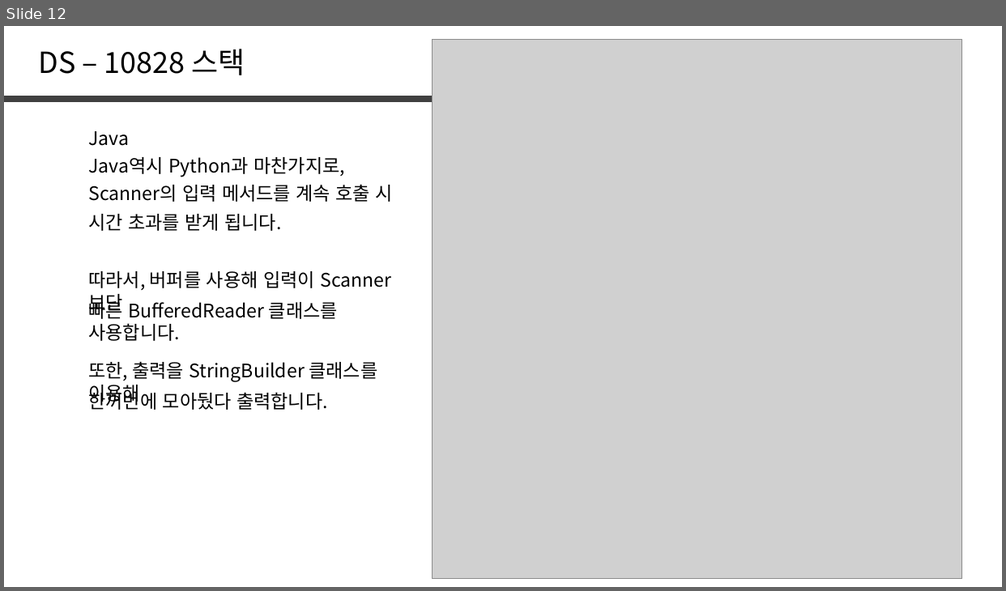
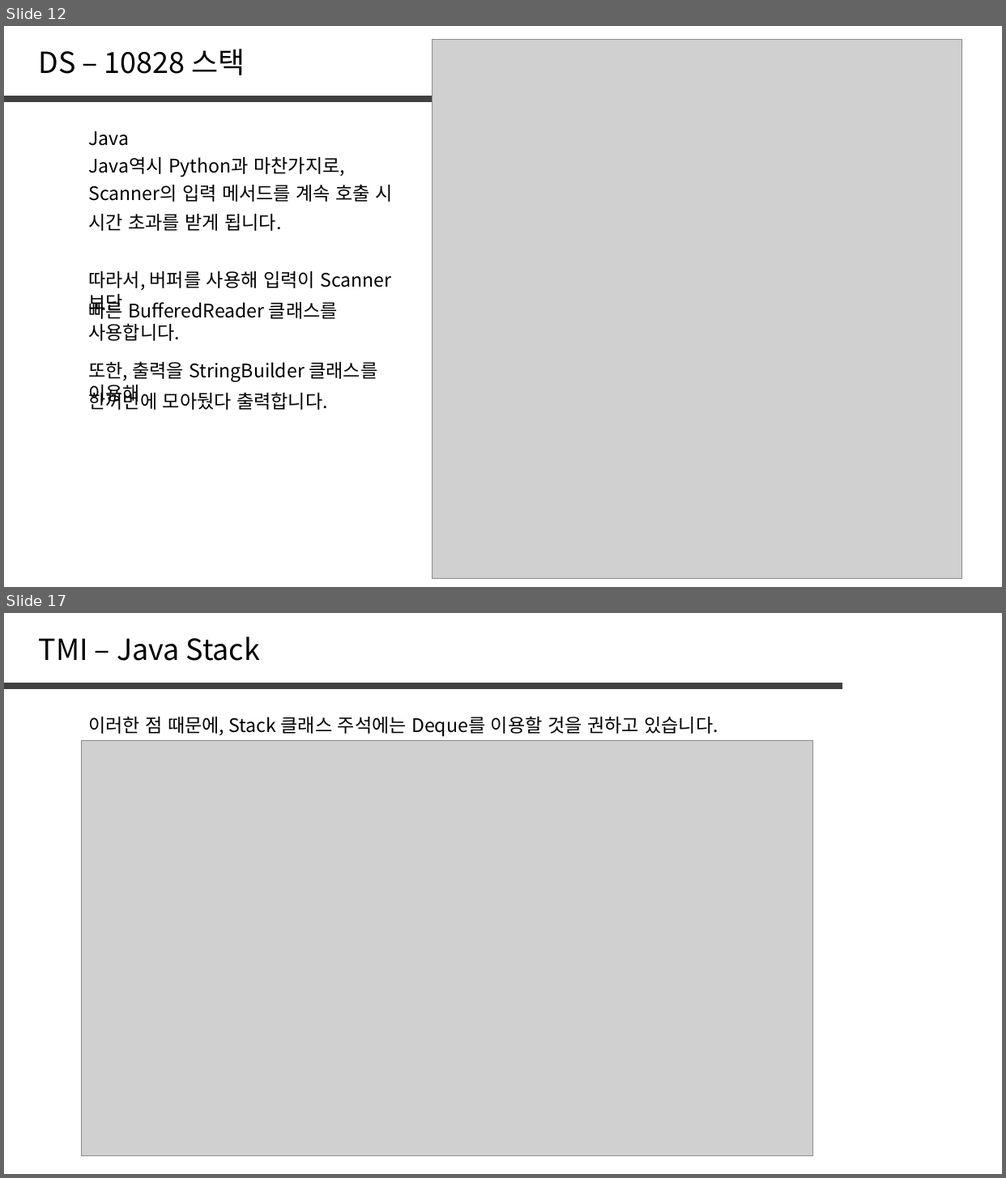
Before and after one commit to jaehoo1/PS-study, a slide deck: study/7_Stack, Queue, List.pptx. Shown one above the other, each under a label of ours: slide 12 before the commit, slides 12 and 17 after it; the slides between them are not shown. The pictures are 1006x591 and 1006x1178 pixels, drawn with LibreOffice and Linux fonts; fonts in the diff are those of the drawing; grey boxes stand for pictures. Boxes give left, top, right and bottom in pixels: in the first picture for what was removed or moved away, otherwise in the second. Text is boxed around its words. In the diff, an @@ line names an element or a change of style, - is before the commit and + after.

```diff
--- a/study/7_Stack, Queue, List.pptx
+++ b/study/7_Stack, Queue, List.pptx
@@ slide 17 added at [4, 613, 1002, 1174], background #FFFFFF @@
@@ text added at [39, 636, 260, 661], 28 pt, text #000000 @@
+TMI – Java Stack
@@ line added from (4, 686) to (842, 686), #404040 6 pt @@
@@ text added at [88, 716, 718, 737], 18 pt, text #000000 @@
+이러한 점 때문에, Stack 클래스 주석에는 Deque를 이용할 것을 권하고 있습니다.
@@ picture added at [81, 740, 812, 1156] @@
```
Also in this commit, not shown: 1 slide changed, 4 other slides added, 2 slides removed.
